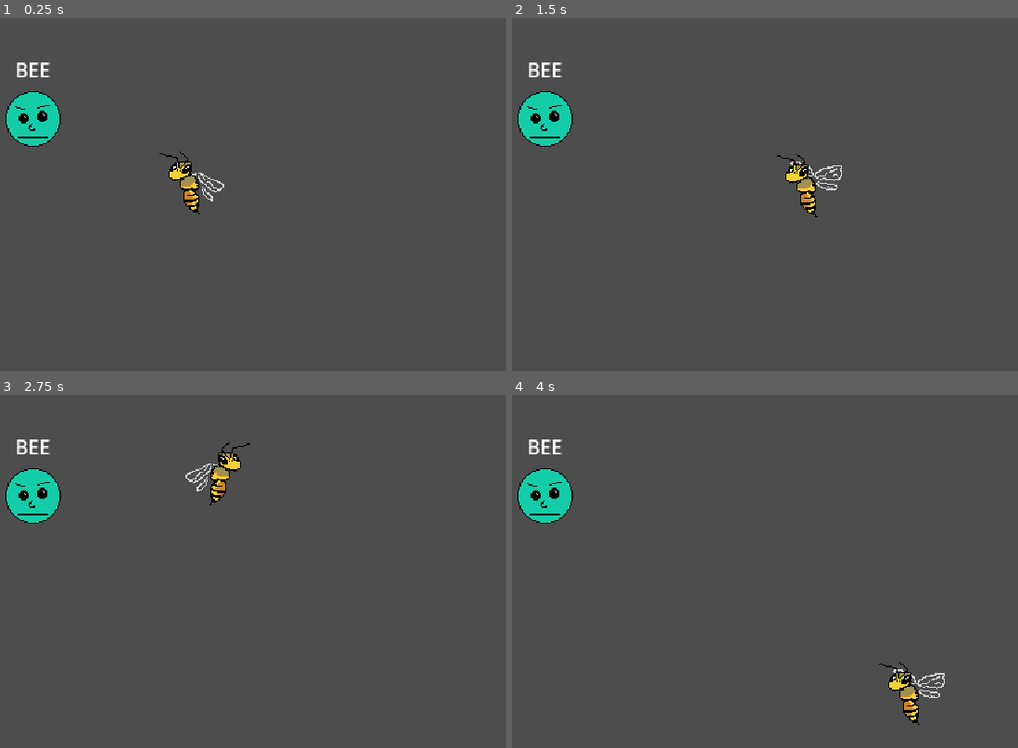
Above: before the commit, frames 1-4 (two rows, left to right).
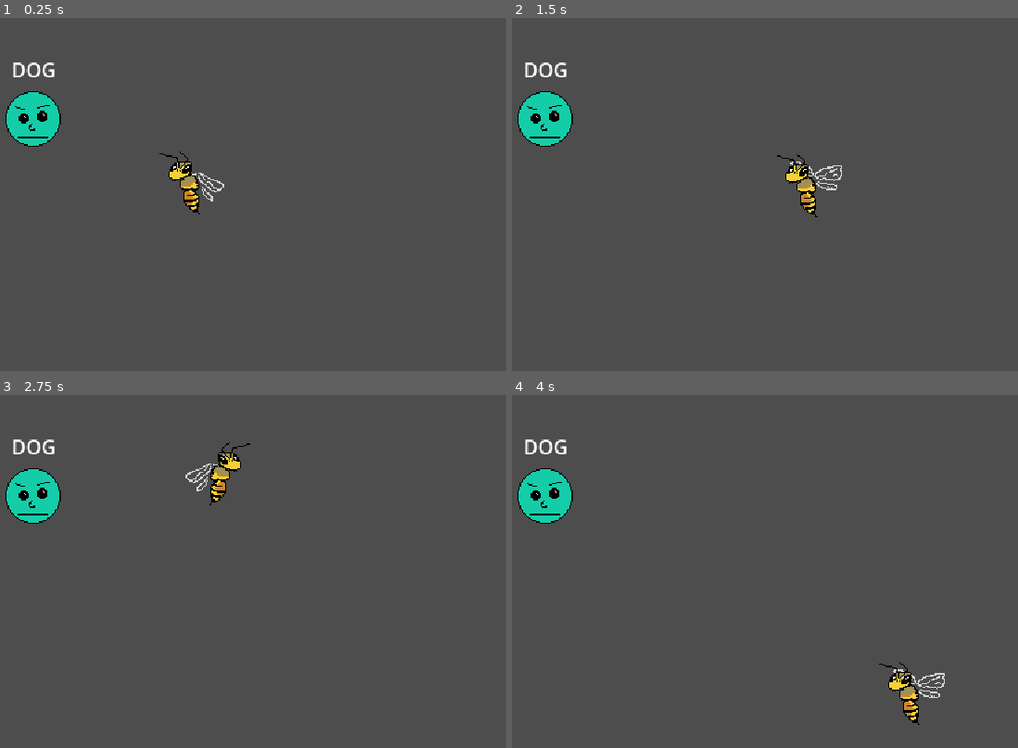
Above: after the commit, the same moments.

Repository: DireLines/spelling-bee
Game: Godot game, scene res://Main.tscn
Same seed, same stepped clock (60 frames per second), same inputs: the game is played once before the commit and once after it.
Inputs (mouse positions are in pixels of both pictures, inside the frame that each line leads up to):
- Up to frame 1 (0.25 s): no input
- Up to frame 2 (1.5 s): tap Enter at 0.5 s; move the mouse to (830, 190) at 0.52 s; press the mouse at (830, 190) at 0.53 s; move the mouse to (517, 240) at 1.27 s; release the mouse at (517, 240) at 1.28 s; right-click (517, 240) at 1.35 s
- Up to frame 3 (2.75 s): move the mouse to (227, 486) at 2.02 s; press the mouse at (227, 486) at 2.03 s
- Up to frame 4 (4 s): move the mouse to (628, 691) at 2.77 s; release the mouse at (628, 691) at 2.78 s; right-click (628, 691) at 2.85 s; move the mouse to (891, 666) at 3.52 s; press the mouse at (891, 666) at 3.53 s

The runs differ from the first frame. In frame 1, 0.3% of the frame differs, in the area x 2-11%, y 12-17%; in frame 2, 0.3%; in frame 3, 0.3%; in frame 4, 0.3%.

Commit message:
kill enemy when all letters hit

Diff:
--- a/Scripts/Enemy.gd
+++ b/Scripts/Enemy.gd
@@ -5,11 +5,16 @@
 var killphrase = ""
 var hit_letters = []
 
+func set_killphrase(phrase):
+	killphrase = phrase.to_upper()
+	hit_letters = []
+	for letter in killphrase:
+		hit_letters.append(false)
+	get_node("Word").text = killphrase
+
 func _ready():
 	area_2d.connect("body_entered", Callable(self, "_on_body_entered"))
-	killphrase = "BEE"
-	for letter in killphrase:
-		hit_letters.append(false)
+	set_killphrase("dog")
 	#area_2d.connect("body_exited", Callable(self, "_on_body_exited"))
 
 func get_next_hittable_letter_index():
@@ -17,6 +22,20 @@
 		if !hit_letters[i]:
 			return i
 	return -1 # all letters hit
+
+func hit_letter(index):
+	if index < 0 or index >= len(hit_letters):
+		return #bad index
+	if hit_letters[index]:
+		return # letter already hit
+	hit_letters[index] = true
+	#TODO play bullet sfx and stuff
+	for hit in hit_letters:
+		if !hit:
+			return # not all letters hit yet
+	#TODO play death sfx and stuff
+	queue_free()
+
 
 func _on_body_entered(body):
 	var label = body.get_node_or_null("Letter")
@@ -28,7 +47,7 @@
 			return # all letters hit - enemy already dead
 		var needed_letter = killphrase[letter_index]
 		if letter == needed_letter:
-			hit_letters[letter_index] = true
+			hit_letter(letter_index)
 			print("right letter")
 		else:
 			print("wrong letter")
